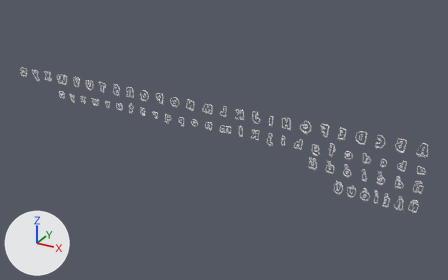
The FBX model SpellBlaster/Assets/Models/FullAlphabet.fbx, before and after one commit.
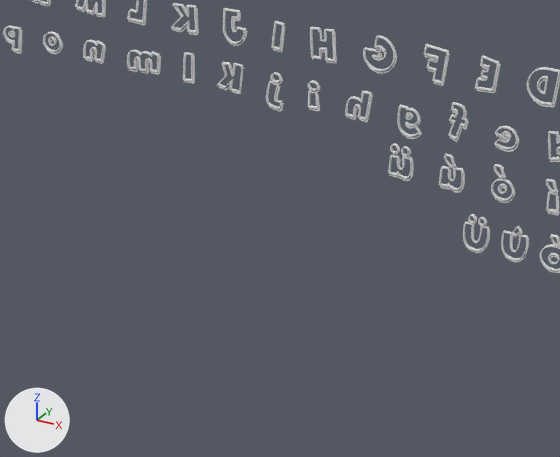
There are two pictures of each version: one whole from a 50 mm camera at (12337261.0, -19079360.0, 12877343.0) aimed at (1467952.0, 683021.0, 2996153.0), one close up on the part from 39% to 82% of the width and 39% to 94% of the height. Lighting does not change. The marker at lower left points along +X, +Y and +Z. Where no turn or scale is listed for an object, it has been applied to the vertices.

The first close-up shows 'mMinus'.
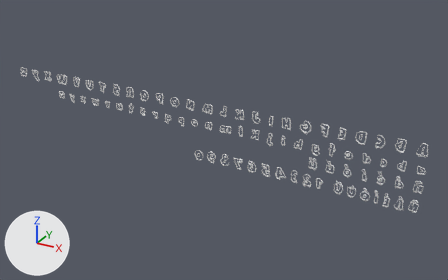
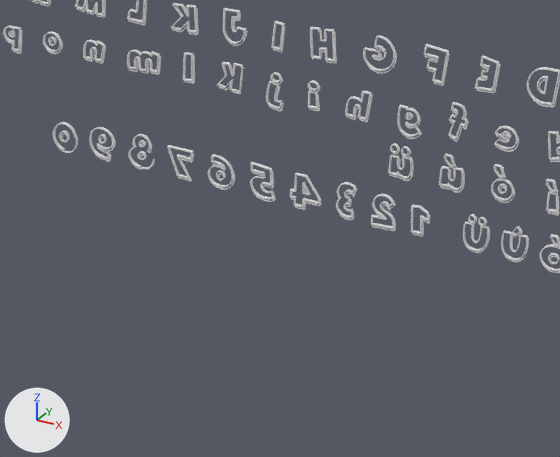
Changed parts and their boxes (x1, y1, x2, y2) in the close-ups (560 x 457 px):
'Nbr5', added
    after: (250, 162, 276, 202)
'Nbr2', added
    after: (371, 194, 396, 231)
'Nbr4', added
    after: (290, 172, 321, 210)
'Nbr6', added
    after: (208, 154, 235, 190)
'Nbr9', added
    after: (89, 127, 116, 162)
'Nbr7', added
    after: (167, 145, 194, 181)
'Nbr3', added
    after: (336, 182, 357, 220)
'Nbr8', added
    after: (128, 134, 155, 170)
'Nbr0', added
    after: (53, 122, 78, 153)
'Nbr1', added
    after: (411, 205, 430, 237)

Edits to the bpy script that builds the scene:
```text
Add me_mesh_002:
    me_mesh_002.from_pydata(...)  # 2242 vertices, 3380 faces; spans x -187992.0..131460.0, y -15004.0..29996.0, z -244607.0..233406.0
Add me_mesh_004:
    me_mesh_004.from_pydata(...)  # 966 vertices, 1461 faces; spans x -1883738.0..-1463686.0, y 0.0..45000.0, z -31312.0..448033.0
Add me_mesh_009:
    me_mesh_009.from_pydata(...)  # 2486 vertices, 3745 faces; spans x -4845420.0..-4463176.0, y 1.0..45001.0, z -21685.0..448366.0
Add me_mesh_006:
    me_mesh_006.from_pydata(...)  # 2022 vertices, 3043 faces; spans x -3060282.0..-2680759.0, y 0.0..45001.0, z -22497.0..437040.0
Add me_mesh_005:
    me_mesh_005.from_pydata(...)  # 2492 vertices, 3752 faces; spans x -2448692.0..-2096741.0, y 0.0..45001.0, z -38766.0..455028.0
Add me_mesh_007:
    me_mesh_007.from_pydata(...)  # 1306 vertices, 1965 faces; spans x -3663212.0..-3279802.0, y 0.0..45001.0, z -18654.0..416388.0
Add me_mesh_008:
    me_mesh_008.from_pydata(...)  # 2154 vertices, 2905 faces; spans x -4242084.0..-3860142.0, y 1.0..45001.0, z -24708.0..487581.0
Add me_mesh_010:
    me_mesh_010.from_pydata(...)  # 1414 vertices, 1950 faces; spans x -5421996.0..-5048617.0, y 1.0..45001.0, z -39973.0..393236.0
Add me_mesh_001:
    me_mesh_001.from_pydata(...)  # 876 vertices, 1318 faces; spans x -136732.0..103107.0, y -15000.0..30000.0, z -235112.0..166351.0
Add me_mesh_003:
    me_mesh_003.from_pydata(...)  # 2856 vertices, 4300 faces; spans x -156697.0..101400.0, y -15000.0..30000.0, z -257634.0..247056.0
Add ob_nbr2:
    ob_nbr2 = bpy.data.objects.new('Nbr2', me_mesh_002)
    ob_nbr2.location = (5234050.0, 210837.0, 2348641.0)
Add ob_nbr4:
    ob_nbr4 = bpy.data.objects.new('Nbr4', me_mesh_004)
    ob_nbr4.location = (5813544.0, 195832.0, 2146339.0)
Add ob_nbr9:
    ob_nbr9 = bpy.data.objects.new('Nbr9', me_mesh_009)
    ob_nbr9.location = (5813544.0, 195832.0, 2146339.0)
Add ob_nbr6:
    ob_nbr6 = bpy.data.objects.new('Nbr6', me_mesh_006)
    ob_nbr6.location = (5813544.0, 195832.0, 2146339.0)
Add ob_nbr5:
    ob_nbr5 = bpy.data.objects.new('Nbr5', me_mesh_005)
    ob_nbr5.location = (5813544.0, 195832.0, 2146339.0)
Add ob_nbr7:
    ob_nbr7 = bpy.data.objects.new('Nbr7', me_mesh_007)
    ob_nbr7.location = (5813544.0, 195832.0, 2146339.0)
Add ob_nbr8:
    ob_nbr8 = bpy.data.objects.new('Nbr8', me_mesh_008)
    ob_nbr8.location = (5813544.0, 195832.0, 2146339.0)
Add ob_nbr0:
    ob_nbr0 = bpy.data.objects.new('Nbr0', me_mesh_010)
    ob_nbr0.location = (5813544.0, 195832.0, 2146339.0)
Add ob_nbr1:
    ob_nbr1 = bpy.data.objects.new('Nbr1', me_mesh_001)
    ob_nbr1.location = (5698445.0, 210832.0, 2374122.0)
Add ob_nbr3:
    ob_nbr3 = bpy.data.objects.new('Nbr3', me_mesh_003)
    ob_nbr3.location = (4725742.0, 210832.0, 2379961.0)
```
